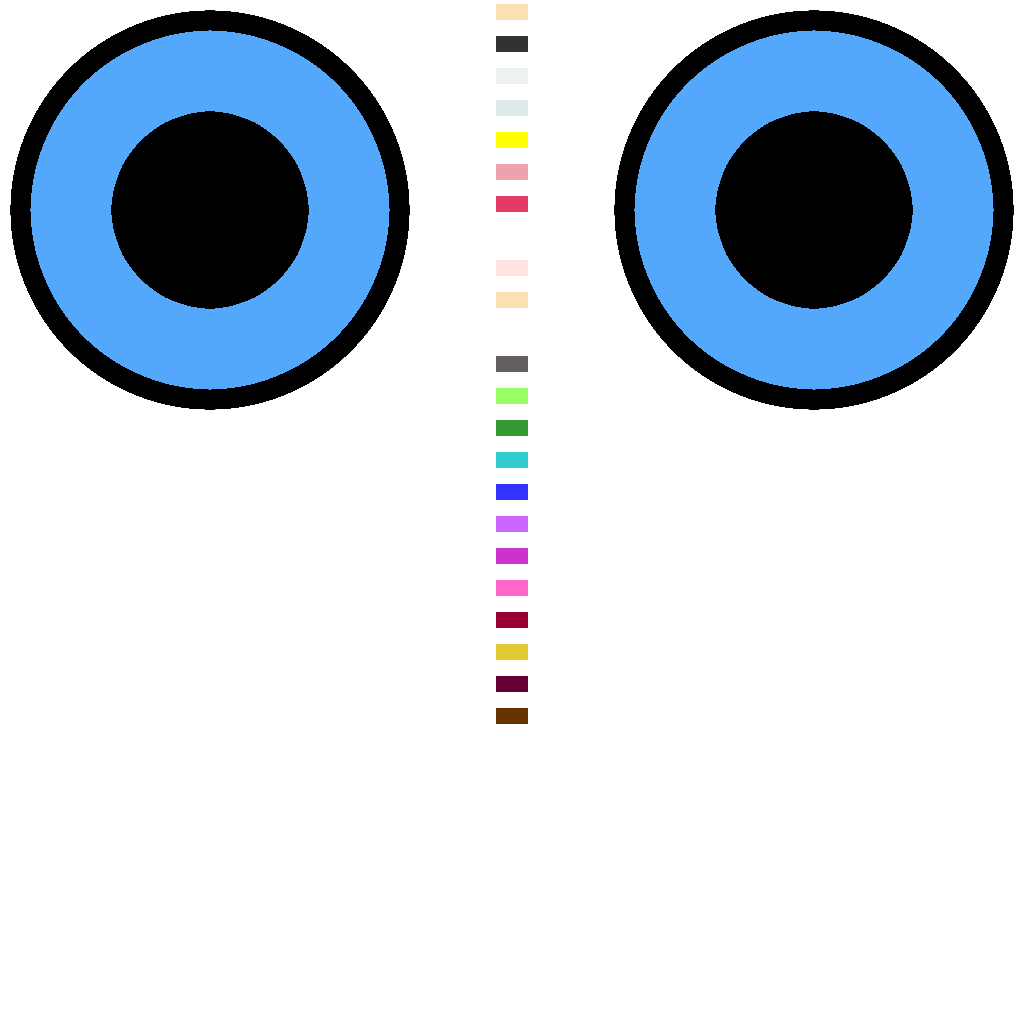
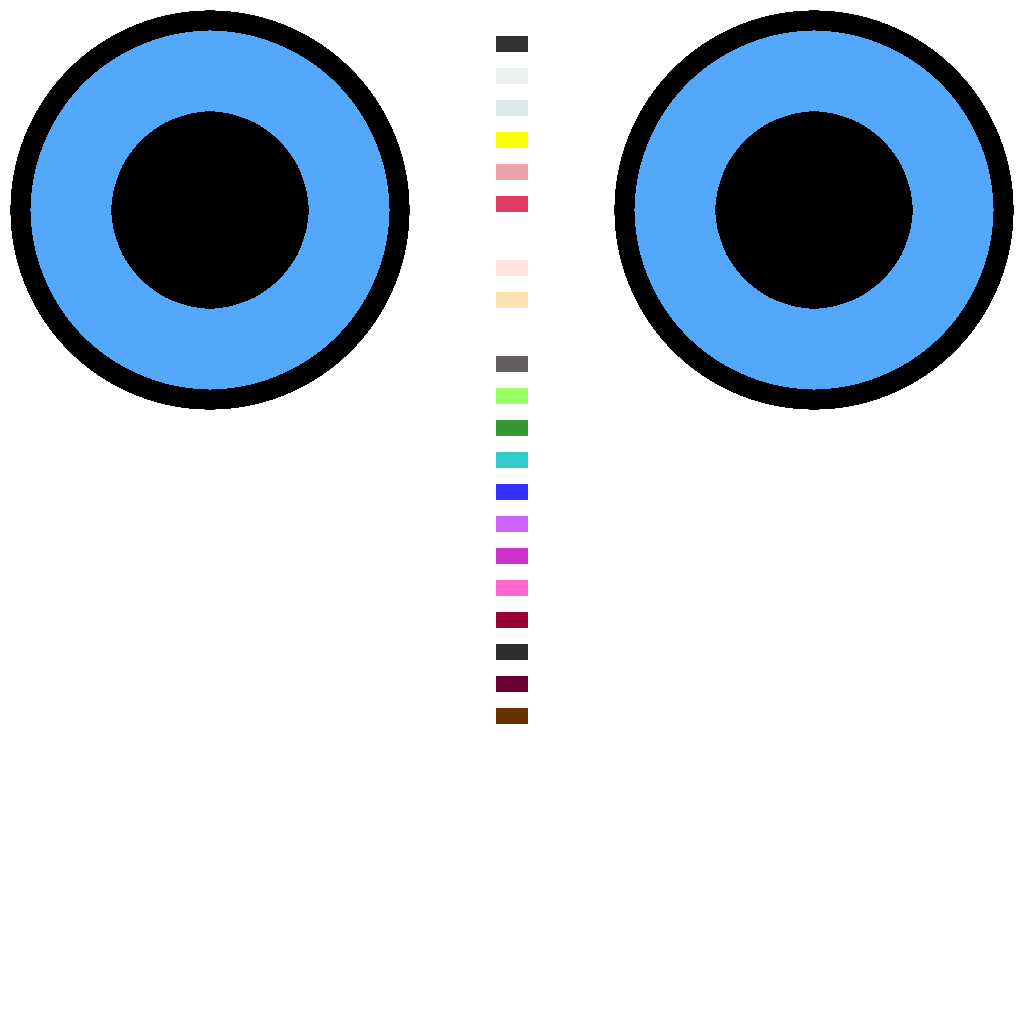
Comparing the layer stacks of the two 1024x1024 images. Changes:
renamed "NewColor" to "Colors", painted on it over [left=496, top=4, right=528, bottom=660]
